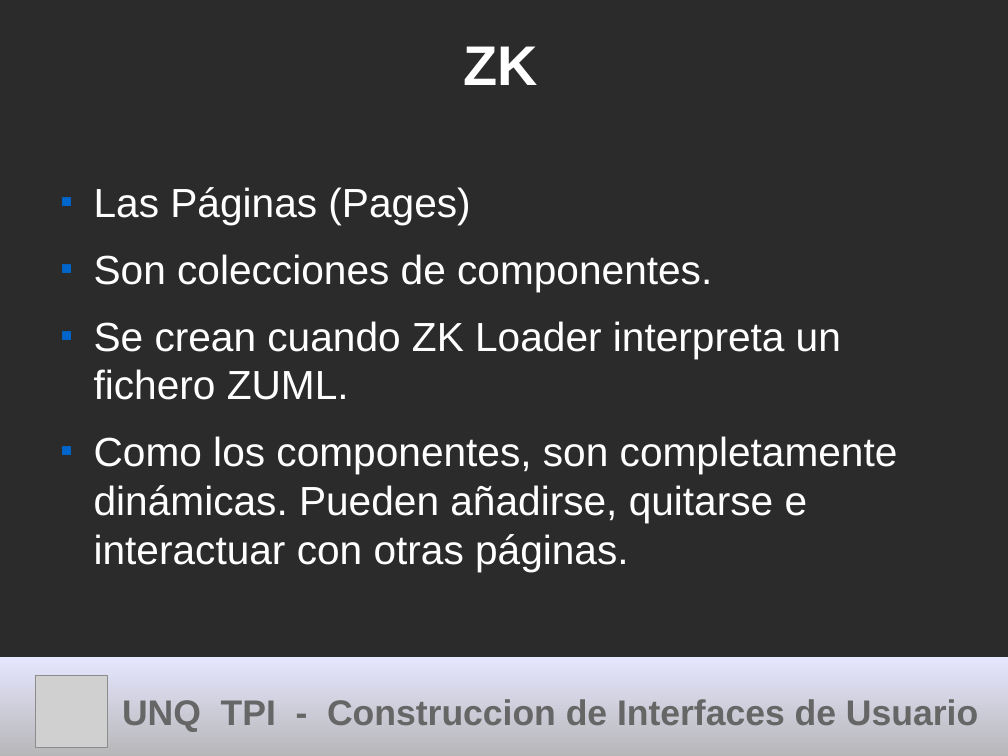
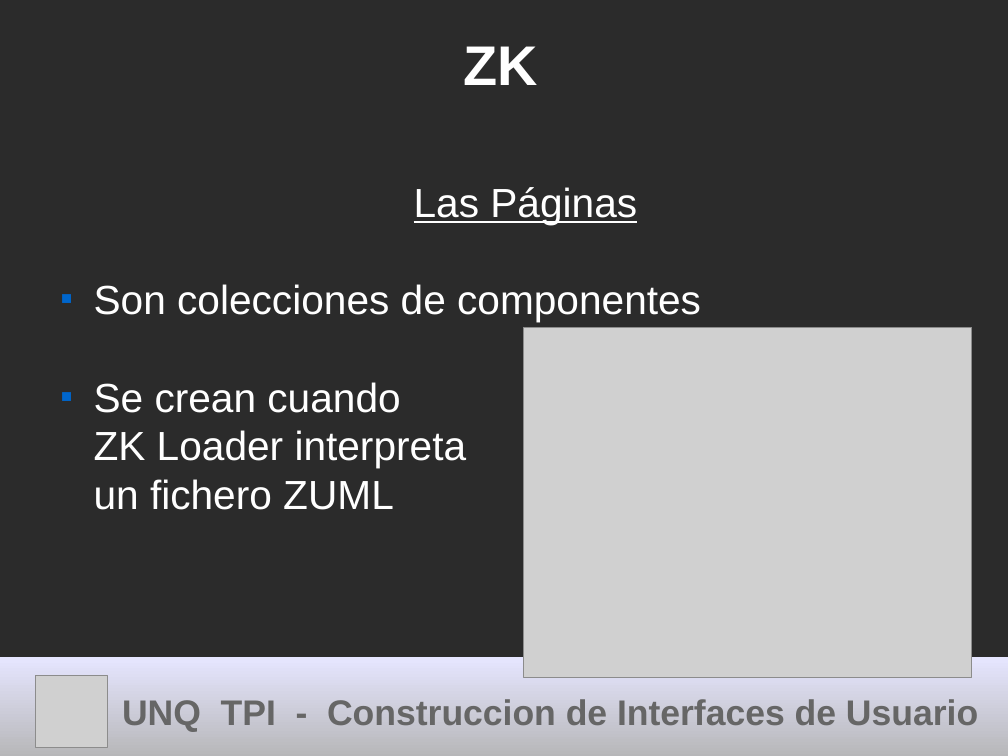
Before and after one commit to cdmarchionne/tpi-ui-tp-esferas, a slide deck: slide 17 of ZK/resources/Presentacion ZK.odp (slide 14 before the commit). Drawn at 1008x756 pixels with LibreOffice and Linux fonts; fonts in the diff are those of the drawing; grey boxes stand for pictures; background and template pictures are left out; a plain dark background stands for a picture behind light text. Boxes give left, top, right and bottom in pixels: in the first picture for what was removed or moved away, otherwise in the second. Text is boxed around its words. In the diff, an @@ line names an element or a change of style, - is before the commit and + after.

```diff
--- a/ZK/resources/Presentacion ZK.odp
+++ b/ZK/resources/Presentacion ZK.odp
@@ text at (94, 187, 701, 510): text changed @@
-■ Las Páginas (Pages)
-■ Son colecciones de componentes.
-■ Se crean cuando ZK Loader interpreta un fichero ZUML.
-■ Como los componentes, son completamente dinámicas. Pueden añadirse, quitarse e interactuar con otras páginas.
+Las Páginas
+■ Son colecciones de componentes
+■ Se crean cuando
+  ZK Loader interpreta
+  un fichero ZUML
@@ picture added at (524, 327, 972, 678) @@
```
Also in this commit, not shown: 5 other slides changed, 4 slides added.
